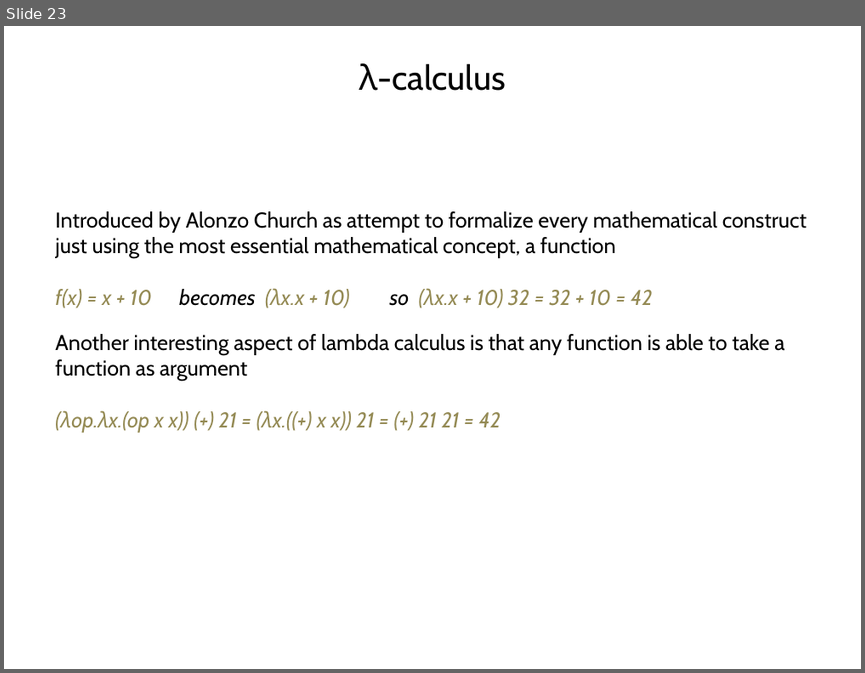
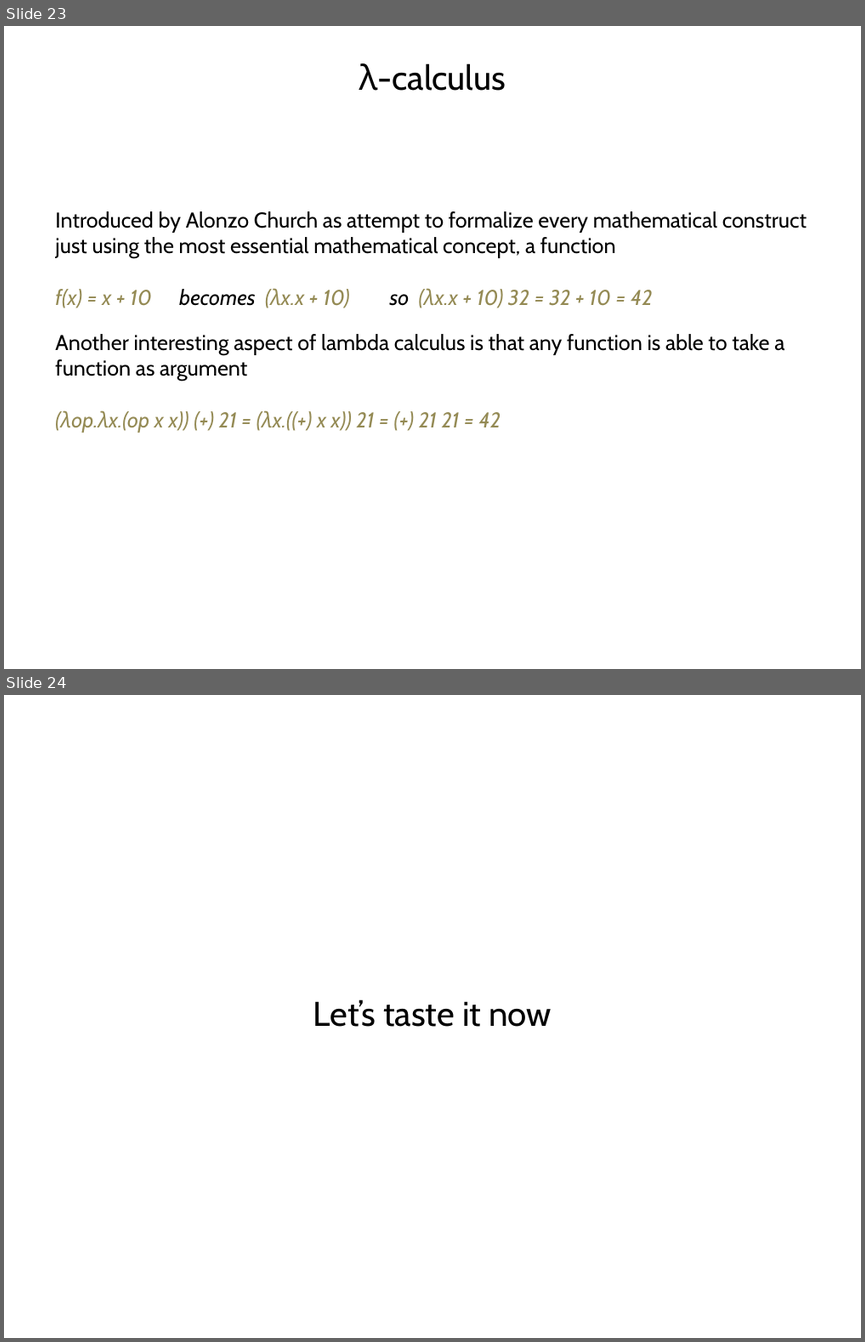
Before and after one commit to vba/presentations, a slide deck: fsharp/part1/presentation.pptx. Shown one above the other, each under a label of ours: slide 23 before the commit, slides 23 and 24 after it. The pictures are 865x673 and 865x1342 pixels, drawn with LibreOffice and Linux fonts; fonts in the diff are those of the drawing. Boxes give left, top, right and bottom in pixels: in the first picture for what was removed or moved away, otherwise in the second. Text is boxed around its words. In the diff, an @@ line names an element or a change of style, - is before the commit and + after.

```diff
--- a/fsharp/part1/presentation.pptx
+++ b/fsharp/part1/presentation.pptx
@@ slide 24 added at box(4, 695, 861, 1338), background #FFFFFF @@
@@ title added at box(313, 999, 551, 1027), 28.8 pt, text #000000 @@
+Let’s taste it now
```
Also in this commit, not shown: 1 other slide added, 1 other file.
